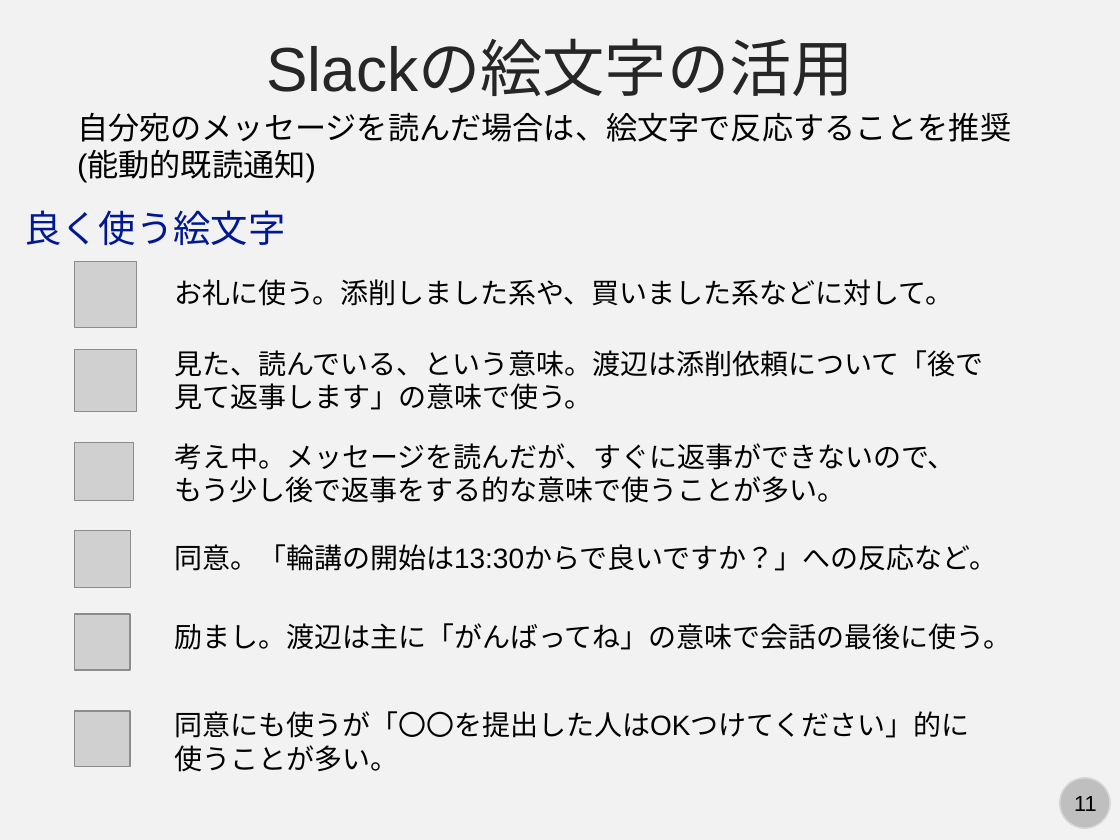
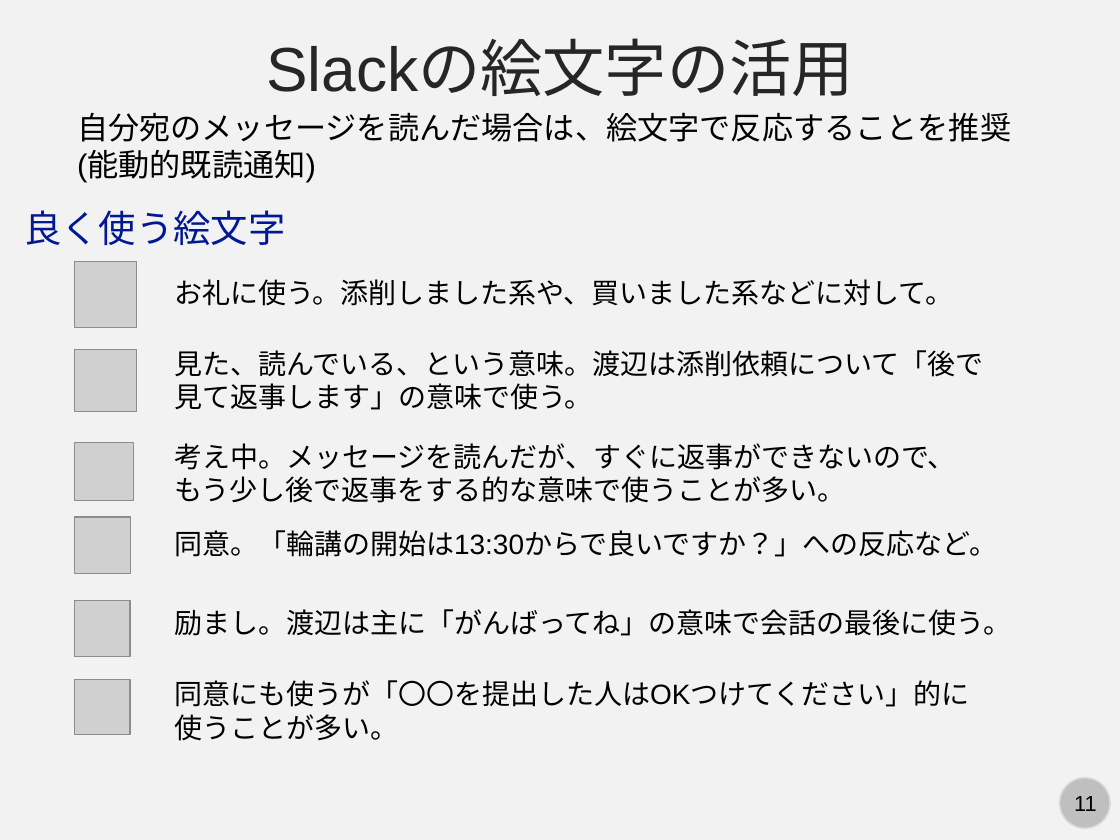
Before and after one commit to kaityo256/lab_startup, a slide deck: slide 11 of slack/slack.pptx. Drawn at 1120x840 pixels with LibreOffice and Linux fonts; fonts in the diff are those of the drawing; grey boxes stand for pictures. Boxes give left, top, right and bottom in pixels: in the first picture for what was removed or moved away, otherwise in the second. Text is boxed around its words. In the diff, an @@ line names an element or a change of style, - is before the commit and + after.

```diff
--- a/slack/slack.pptx
+++ b/slack/slack.pptx
@@ 2 pictures, 2 texts moved together from (x1=75, y1=531, x2=1011, y2=670) to (x1=75, y1=517, x2=1011, y2=656) @@
@@ picture moved from (x1=75, y1=711, x2=130, y2=766) to (x1=75, y1=680, x2=130, y2=735) @@
@@ text "同意にも使うが「〇〇を提出した人はOKつけてください」的に" moved from (x1=174, y1=711, x2=970, y2=772) to (x1=174, y1=680, x2=970, y2=741) @@
```
Also in this commit, not shown: 2 other slides changed.
